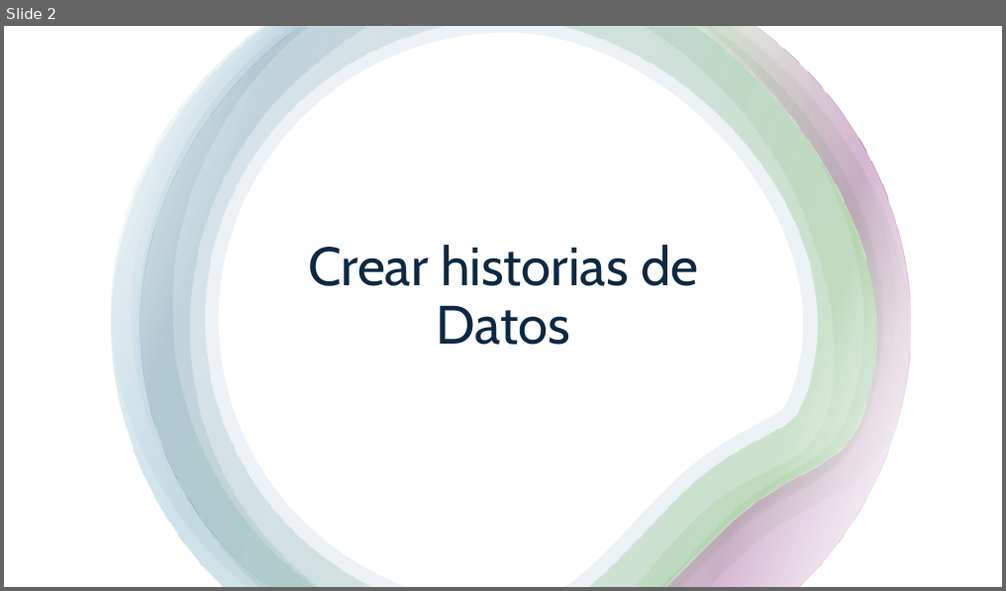
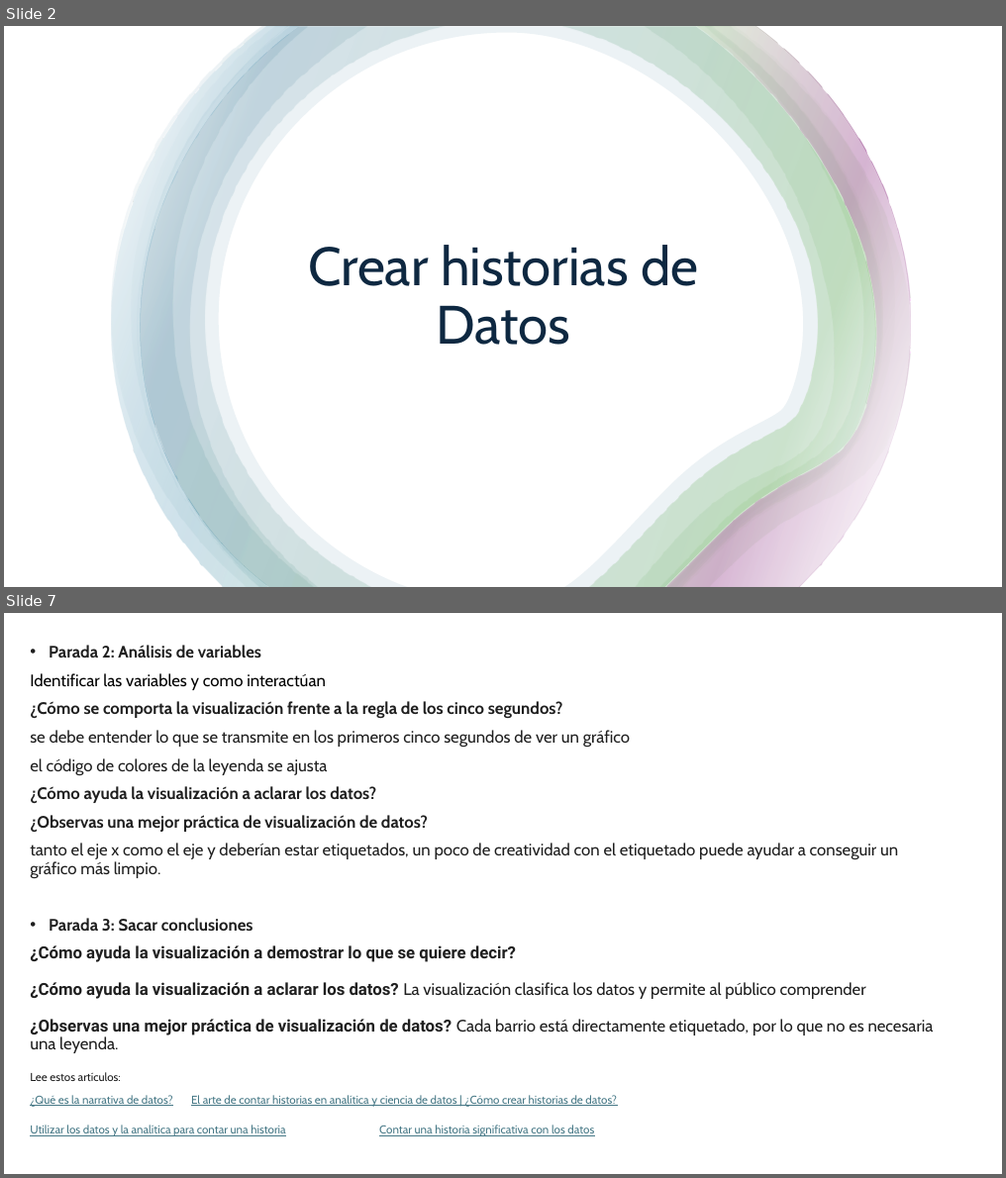
Before and after one commit to megath12/Data_Analysis_Google, a slide deck: 6_2_compartir_datos_visualizacion.pptx. Shown one above the other, each under a label of ours: slide 2 before the commit, slides 2 and 7 after it; the slides between them are not shown. The pictures are 1006x591 and 1006x1178 pixels, drawn with LibreOffice and Linux fonts; fonts in the diff are those of the drawing. Boxes give left, top, right and bottom in pixels: in the first picture for what was removed or moved away, otherwise in the second. Text is boxed around its words. In the diff, an @@ line names an element or a change of style, - is before the commit and + after.

```diff
--- a/6_2_compartir_datos_visualizacion.pptx
+++ b/6_2_compartir_datos_visualizacion.pptx
@@ slide 7 added at (4, 613, 1002, 1174), background #FFFFFF @@
@@ text added at (30, 645, 934, 1137), 16 pt, text #1F1F1F @@
+• Parada 2: Análisis de variables
+Identificar las variables y como interactúan
+¿Cómo se comporta la visualización frente a la regla de los cinco segundos?
+se debe entender lo que se transmite en los primeros cinco segundos de ver un gráfico
+el código de colores de la leyenda se ajusta
+¿Cómo ayuda la visualización a aclarar los datos?
+¿Observas una mejor práctica de visualización de datos?
+tanto el eje x como el eje y deberían estar etiquetados, un poco de creatividad con el etiquetado puede ayudar a conseguir un gráfico más limpio.
+• Parada 3: Sacar conclusiones
+¿Cómo ayuda la visualización a demostrar lo que se quiere decir?
+¿Cómo ayuda la visualización a aclarar los datos? La visualización clasifica los datos y permite al público comprender
+¿Observas una mejor práctica de visualización de datos? Cada barrio está directamente etiquetado, por lo que no es necesaria una leyenda.
+Lee estos artículos:
+¿Qué es la narrativa de datos? El arte de contar historias en analítica y ciencia de datos | ¿Cómo crear historias de datos?
+Utilizar los datos y la analítica para contar una historia Contar una historia significativa con los datos
```
Also in this commit, not shown: 12 other slides added, 1 slide removed, 4 other files.
